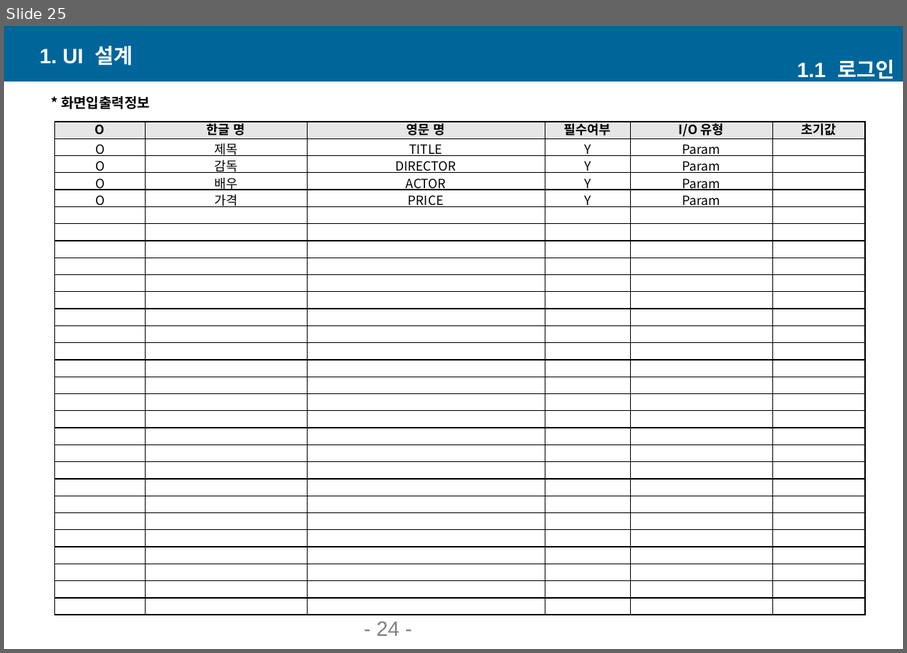
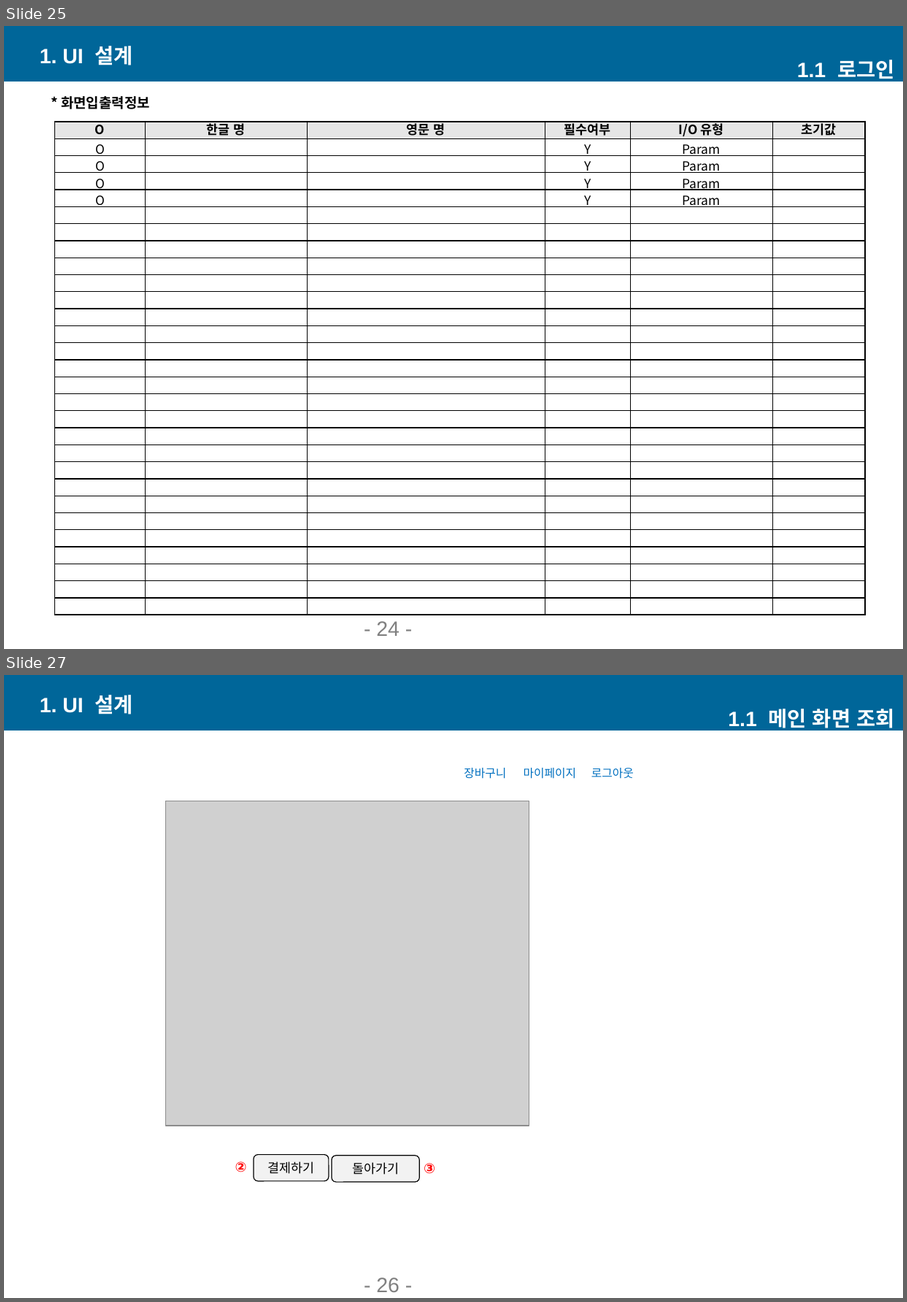
Before and after one commit to ki-mii/ezen_prj, a slide deck: 쇼핑몰관리_UI설계서.pptx. Shown one above the other, each under a label of ours: slide 25 before the commit, slides 25 and 27 after it; the slides between them are not shown. The pictures are 907x653 and 907x1302 pixels, drawn with LibreOffice and Linux fonts; fonts in the diff are those of the drawing; grey boxes stand for pictures. Boxes give left, top, right and bottom in pixels: in the first picture for what was removed or moved away, otherwise in the second. Text is boxed around its words. In the diff, an @@ line names an element or a change of style, - is before the commit and + after.

```diff
--- a/쇼핑몰관리_UI설계서.pptx
+++ b/쇼핑몰관리_UI설계서.pptx
@@ slide 27 added at (x1=4, y1=675, x2=903, y2=1298), background #FFFFFF; not listed: 1 template element that a slide beside it also shows @@
@@ text added at (x1=40, y1=695, x2=133, y2=714), 18 pt, text #FFFFFF, bold @@
+1. UI 설계
@@ text added at (x1=728, y1=709, x2=895, y2=732), 18 pt, text #FFFFFF, bold @@
+1.1 메인 화면 조회
@@ text added at (x1=464, y1=768, x2=506, y2=779), 10 pt, text #0070C0 @@
+장바구니
@@ text added at (x1=524, y1=768, x2=576, y2=779), 10 pt, text #0070C0 @@
+마이페이지
@@ text added at (x1=592, y1=768, x2=634, y2=779), 10 pt, text #0070C0 @@
+로그아웃
@@ picture added at (x1=166, y1=801, x2=529, y2=1126) @@
@@ rounded rectangle added at (x1=254, y1=1154, x2=330, y2=1181), fill #F2F2F2, outline #000000 0.75 pt, 11 pt, text #000000 @@
+결제하기
@@ rounded rectangle added at (x1=332, y1=1155, x2=420, y2=1182), fill #F2F2F2, outline #000000 0.75 pt, 11 pt, text #000000 @@
+돌아가기
@@ text added at (x1=235, y1=1161, x2=247, y2=1172), 12 pt, text #FF0000, bold @@
+②
@@ text added at (x1=424, y1=1163, x2=435, y2=1174), 12 pt, text #FF0000, bold @@
+③
@@ page number added at (x1=376, y1=1277, x2=400, y2=1292), 18 pt, text #808080 @@
+- 26 -
@@ slide 25 changed as well @@
@@ table at (x1=54, y1=122, x2=866, y2=615) @@
-row 2, column 2: 제목
+row 2, column 2: 
-row 2, column 3: TITLE
+row 2, column 3: 
-row 3, column 2: 감독
+row 3, column 2: 
-row 3, column 3: DIRECTOR
+row 3, column 3: 
-row 4, column 2: 배우
+row 4, column 2: 
-row 4, column 3: ACTOR
+row 4, column 3: 
-row 5, column 2: 가격
+row 5, column 2: 
-row 5, column 3: PRICE
+row 5, column 3: 
```
Also in this commit, not shown: 19 other slides changed, 2 other slides added.
